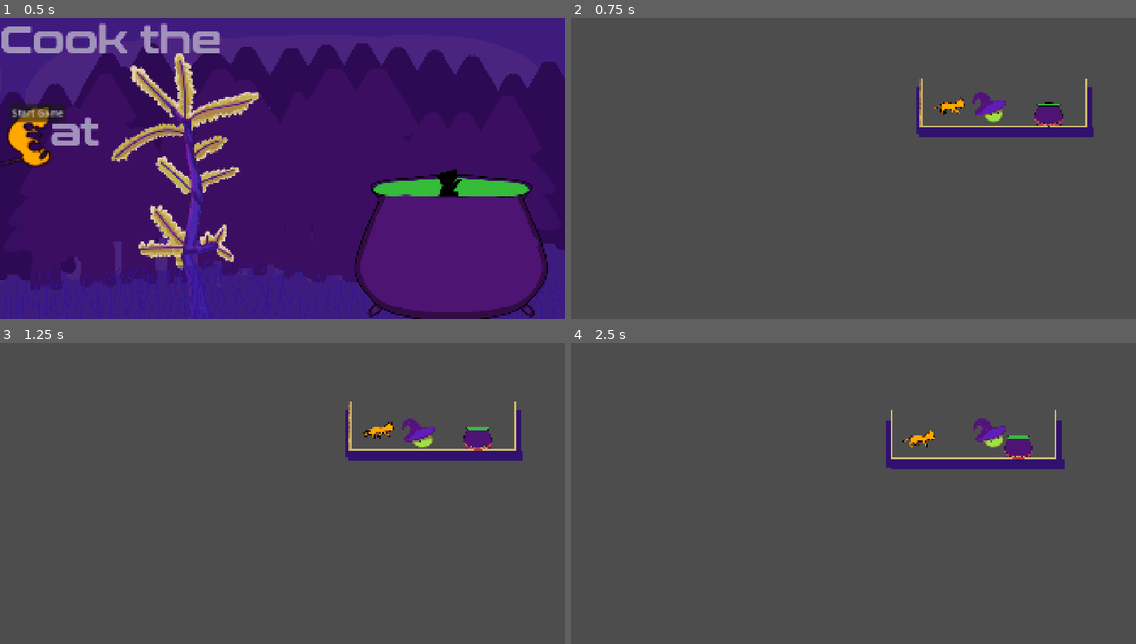
Above: before the commit, frames 1-4 (two rows, left to right).
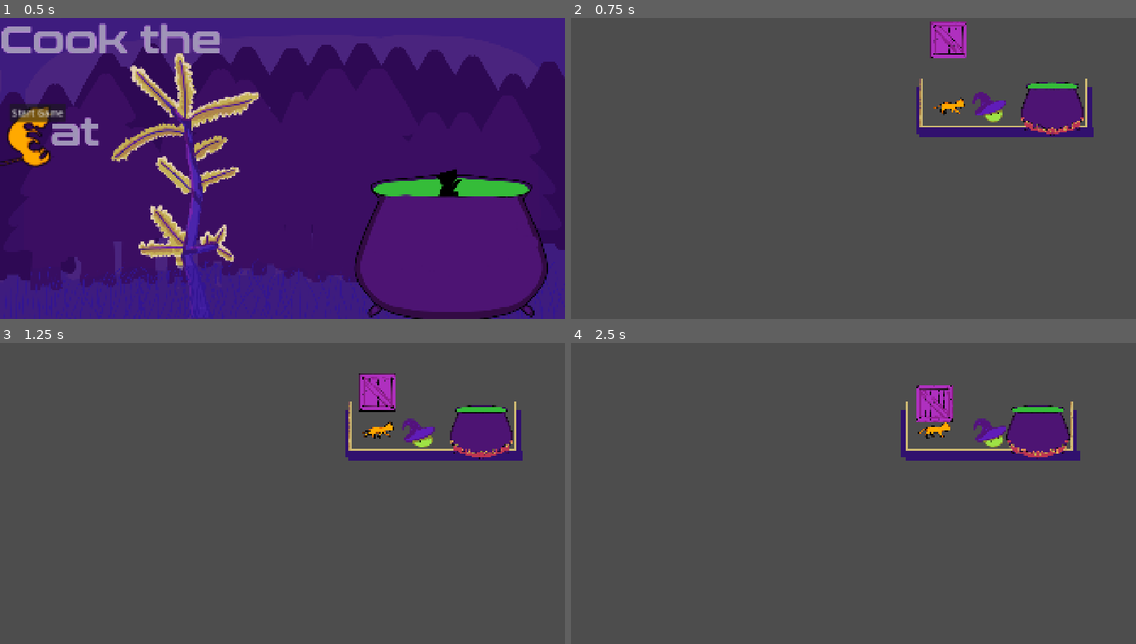
Above: after the commit, the same moments.

Repository: EternaHQ/Enchanted-Mini-Jam
Game: Godot game, scene res://Scenes/Main.tscn
Two runs of this game, one before a commit and one after it. Both use one fixed random seed, a clock stepped at 60 frames per second and the inputs below.
Inputs (mouse positions are in pixels of both pictures, inside the frame that each line leads up to):
- Up to frame 1 (0.5 s): no input
- Up to frame 2 (0.75 s): click "Start Game" at 0.5 s
- Up to frame 3 (1.25 s): no input
- Up to frame 4 (2.5 s): move the mouse to (977, 478) at 1.27 s; press the mouse at (977, 478) at 1.28 s; hold Right (Right) from 1.28 s (still down); tap Space (Up) at 1.52, 2.27 s; move the mouse to (740, 508) at 2.02 s; release the mouse at (740, 508) at 2.03 s; click (740, 508) at 2.1 s

Frame 1 is identical in both runs. In frame 2, 2.2% of the frame differs, in the area x 63-91%, y 1-40%; in frame 3, 2.2%; in frame 4, 4.9%, in the area x 55-91%, y 14-42%.

Commit message:
Katze ist nun geschiet werfbar in den kessel

Diff:
--- a/enchanted-game-jam/Chest.tscn
+++ b/enchanted-game-jam/Chest.tscn
@@ -1,9 +1,9 @@
 [gd_scene format=3 uid="uid://02uhi7ydj00u"]
 
-[ext_resource type="Texture2D" uid="uid://bhxhlnw7kqr52" path="res://icon.svg" id="1_4gslm"]
+[ext_resource type="Texture2D" uid="uid://cj04pntc3w5gg" path="res://Assets/lilacrate.png" id="1_4gslm"]
 
 [sub_resource type="RectangleShape2D" id="RectangleShape2D_kpr0l"]
-size = Vector2(119, 114)
+size = Vector2(249, 248)
 
 [sub_resource type="SpriteFrames" id="SpriteFrames_dy8oy"]
 animations = [{
--- a/enchanted-game-jam/Scenes/Level1.tscn
+++ b/enchanted-game-jam/Scenes/Level1.tscn
@@ -5,6 +5,7 @@
 [ext_resource type="PackedScene" uid="uid://bh65c7ue06ckp" path="res://Scenes/cauldron.tscn" id="3_ysn8j"]
 [ext_resource type="PackedScene" uid="uid://df13sdvgxsghf" path="res://Scenes/Player.tscn" id="4_6ll4n"]
 [ext_resource type="PackedScene" uid="uid://8j1l6o7sn5fl" path="res://Scenes/test_boden.tscn" id="5_kylad"]
+[ext_resource type="PackedScene" uid="uid://02uhi7ydj00u" path="res://Chest.tscn" id="6_t3or0"]
 
 [sub_resource type="TileSetAtlasSource" id="TileSetAtlasSource_mc20k"]
 texture = ExtResource("1_slnnj")
@@ -1302,12 +1303,12 @@
 position = Vector2(179, -191)
 
 [node name="Cauldron" parent="." unique_id=375950219 instance=ExtResource("3_ysn8j")]
-position = Vector2(857, -163.00002)
-scale = Vector2(0.455, 0.455)
+position = Vector2(883, -246)
 
 [node name="CharacterBody2D" parent="." unique_id=53931604 instance=ExtResource("4_6ll4n")]
 position = Vector2(465, -210)
 scale = Vector2(2, 2)
+max_jump_height = 4096.0
 
 [node name="Camera2D" type="Camera2D" parent="CharacterBody2D" unique_id=1269259616]
 position = Vector2(-467, 210)
@@ -1315,3 +1316,6 @@
 
 [node name="StaticBody2D2" parent="." unique_id=917162587 instance=ExtResource("5_kylad")]
 position = Vector2(86, -131)
+
+[node name="RigidBody2D" parent="." unique_id=1527802656 instance=ExtResource("6_t3or0")]
+position = Vector2(179, -653)
--- a/enchanted-game-jam/Scenes/Player.tscn
+++ b/enchanted-game-jam/Scenes/Player.tscn
@@ -51,6 +51,11 @@
 "loop": 1,
 "name": &"default",
 "speed": 4.0
+}, {
+"frames": [],
+"loop": 1,
+"name": &"jump",
+"speed": 5.0
 }]
 
 [sub_resource type="CircleShape2D" id="CircleShape2D_bhhdu"]
@@ -61,13 +66,14 @@
 
 [node name="CharacterBody2D" type="CharacterBody2D" unique_id=53931604]
 script = ExtResource("1_kyqiw")
+jump_speed = 1000
 max_jump_height = 128.0
 
 [node name="AnimatedSprite2D" type="AnimatedSprite2D" parent="." unique_id=25744108]
 position = Vector2(0, -76)
 sprite_frames = SubResource("SpriteFrames_dy8oy")
+animation = &"jump"
 autoplay = "default"
-frame_progress = 0.31440547
 
 [node name="CollisionShape2D" type="CollisionShape2D" parent="." unique_id=1400491238]
 shape = SubResource("CircleShape2D_bhhdu")
--- a/enchanted-game-jam/Scenes/cat.tscn
+++ b/enchanted-game-jam/Scenes/cat.tscn
@@ -120,7 +120,7 @@
 radius = 64.0
 height = 236.0
 
-[node name="Cat" type="CharacterBody2D" unique_id=1068891402]
+[node name="Cat" type="CharacterBody2D" unique_id=2111745954]
 script = ExtResource("1_23j0x")
 
 [node name="CollisionShape2D" type="CollisionShape2D" parent="." unique_id=1758542993]
--- a/enchanted-game-jam/Scenes/cauldron.gd
+++ b/enchanted-game-jam/Scenes/cauldron.gd
@@ -12,5 +12,4 @@
 	if area.name=='GrabArea2D':
 		print("cat is in cauldron")
 		area.get_parent().queue_free()
-		print("katze weg")
 		get_tree().change_scene_to_file("res://Scenes/Level1.tscn")
--- a/enchanted-game-jam/Scenes/cauldron.tscn
+++ b/enchanted-game-jam/Scenes/cauldron.tscn
@@ -10,13 +10,9 @@
 [ext_resource type="Texture2D" uid="uid://cn0upw37q3nn7" path="res://Assets/PNGSet/PNG_0007.png" id="8_qspni"]
 [ext_resource type="Texture2D" uid="uid://drfvjdim7bgvb" path="res://Assets/PNGSet/PNG_0008.png" id="9_hckop"]
 
-[sub_resource type="CapsuleShape2D" id="CapsuleShape2D_4plfi"]
-radius = 122.0
-height = 404.0
-
 [sub_resource type="CapsuleShape2D" id="CapsuleShape2D_b37d6"]
 radius = 48.0
-height = 444.0
+height = 372.0
 
 [sub_resource type="SpriteFrames" id="SpriteFrames_ql73s"]
 animations = [{
@@ -53,17 +49,12 @@
 [node name="StaticBody2D" type="StaticBody2D" unique_id=606351460]
 script = ExtResource("1_2rulr")
 
-[node name="CollisionShape2D" type="CollisionShape2D" parent="." unique_id=271521662]
-position = Vector2(-1, 79)
-rotation = 1.5707964
-shape = SubResource("CapsuleShape2D_4plfi")
-
 [node name="Area_top" type="Area2D" parent="." unique_id=2028879698]
 collision_layer = 16
 collision_mask = 16
 
 [node name="CollisionShape2D" type="CollisionShape2D" parent="Area_top" unique_id=1797421755]
-position = Vector2(0, -87)
+position = Vector2(0, 131)
 rotation = 1.5707964
 shape = SubResource("CapsuleShape2D_b37d6")
 
@@ -72,4 +63,7 @@
 autoplay = "default"
 frame_progress = 0.8060566
 
+[node name="CollisionPolygon2D" type="CollisionPolygon2D" parent="." unique_id=482137628]
+polygon = PackedVector2Array(192, 25, 211, 109, 144, 205, 9, 236, -149, 207, -209, 123, -196, 25, -153, -71, -171, 130, -127, 183, -7, 205, 116, 177, 169, 122, 152, -78)
+
 [connection signal="area_entered" from="Area_top" to="." method="_on_area_top_area_entered"]
--- a/enchanted-game-jam/Scripts/player.gd
+++ b/enchanted-game-jam/Scripts/player.gd
@@ -2,14 +2,14 @@
 
 @export var speed: int = 300
 @export var acceleration: int = 10
-@export var jump_speed: int = 600
+@export var jump_speed: int = 900
 @export var gravity: int = 1500
 @export var coyote_time: float = 0.08
-@export var max_jump_height: float = 1024.0
+@export var max_jump_height: float = 4069.0
 @export var throw_force: float = 400
 @onready var animated_sprite: AnimatedSprite2D = $AnimatedSprite2D
 
-const PUSH_FORCE: float= 70.0
+const PUSH_FORCE: float= 100.0
 const MIN_PUSH_FORCE: float= 13
 
 # Variable für Coyote Time
--- a/enchanted-game-jam/project.godot
+++ b/enchanted-game-jam/project.godot
@@ -37,13 +37,14 @@
 }
 Right={
 "deadzone": 0.2,
-"events": [Object(InputEventKey,"resource_local_to_scene":fa …(140 unchanged characters)… d":false,"keycode":0,"physical_keycode":68,"key_label":0,"unicode":100,"location":0,"echo":false,"script":null)
-, Object(InputEventKey,"resource_local_to_scene":false,"reso …(131 unchanged characters)… d":false,"keycode":0,"physical_keycode":4194321,"key_label":0,"unicode":0,"location":0,"echo":false,"script":null)
+"events": [Object(InputEventKey,"resource_local_to_scene":fa …(140 unchanged characters)… d":false,"keycode":0,"physical_keycode":4194321,"key_label":0,"unicode":0,"location":0,"echo":false,"script":null)
+, Object(InputEventKey,"resource_local_to_scene":false,"reso …(131 unchanged characters)… d":false,"keycode":0,"physical_keycode":68,"key_label":0,"unicode":100,"location":0,"echo":false,"script":null)
 ]
 }
 throw={
 "deadzone": 0.2,
 "events": [Object(InputEventMouseButton,"resource_local_to_scene":false,"resource_name":"","device":-1,"window_id":0,"a …(258 unchanged characters)…
+, Object(InputEventKey,"resource_local_to_scene":false,"resource_name":"","device":-1,"window_id":0,"alt_pressed":false,"shift_pressed":false,"ctrl_pressed":false,"meta_pressed":false,"pressed":false,"keycode":0,"physical_keycode":82,"key_label":0,"unicode":114,"location":0,"echo":false,"script":null)
 ]
 }
 
Binary file added: enchanted-game-jam/Assets/lilacrate.png
Not shown, added: enchanted-game-jam/Assets/lilacrate.png.import
